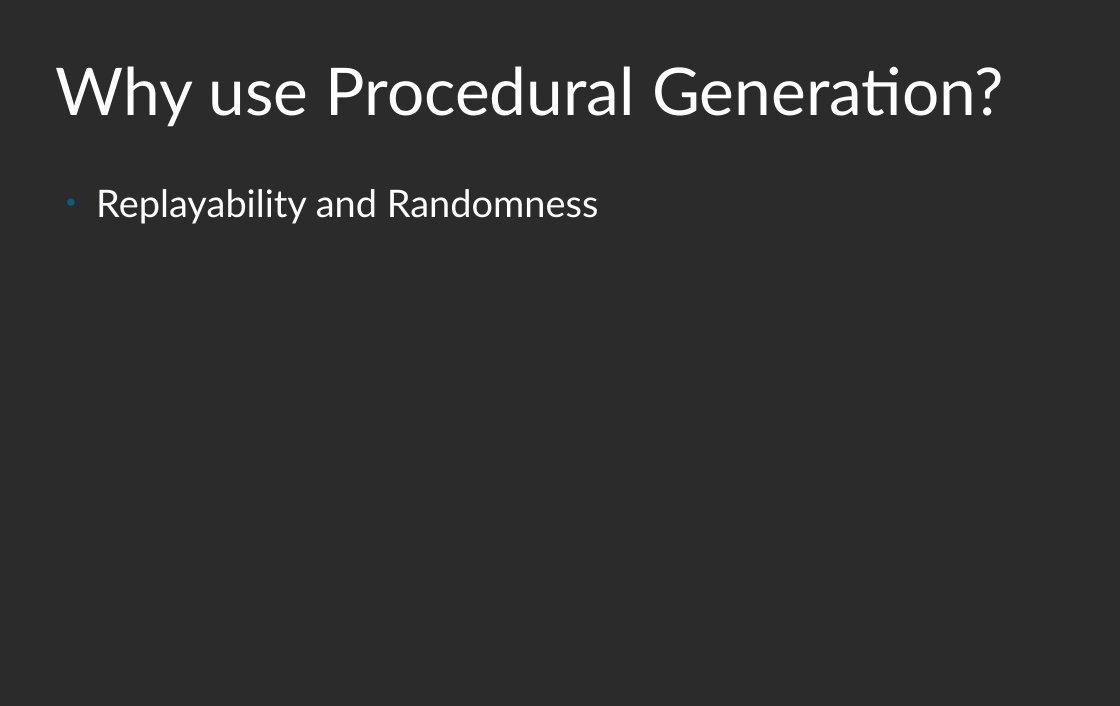
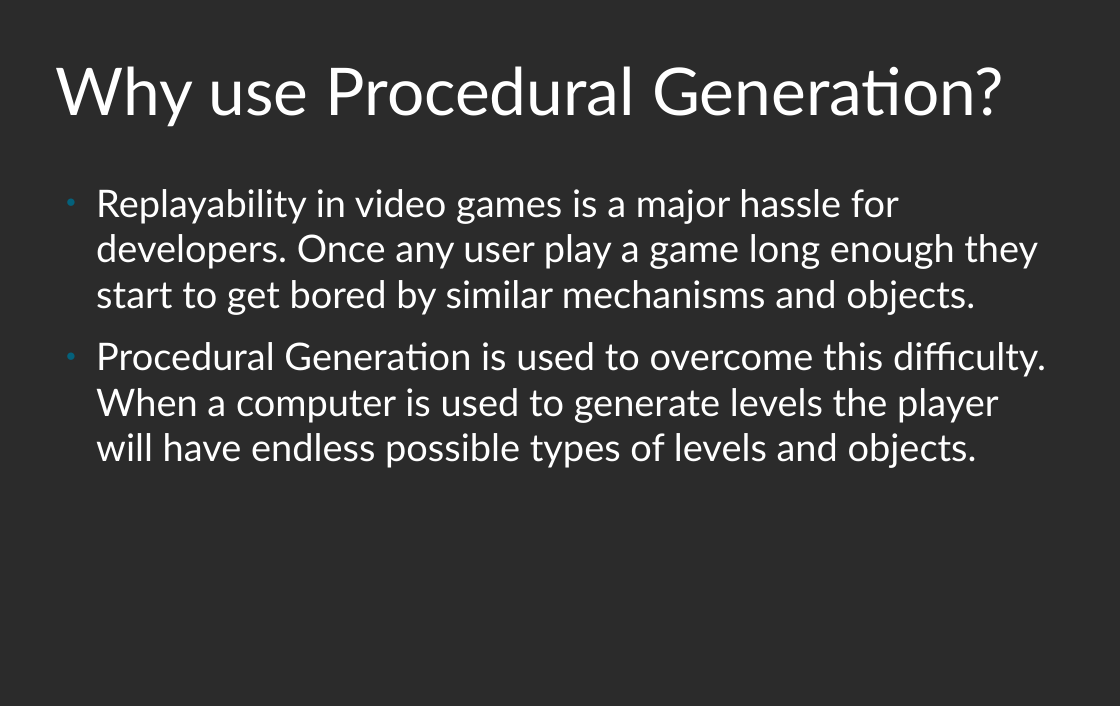
Before and after one commit to prajjwaldimri/artist-tracker, a slide deck: slide 3 of presentations/First.odp. Drawn at 1120x706 pixels with LibreOffice and Linux fonts; fonts in the diff are those of the drawing; background and template pictures are left out; a plain dark background stands for a picture behind light text. Boxes give left, top, right and bottom in pixels: in the first picture for what was removed or moved away, otherwise in the second. Text is boxed around its words. In the diff, an @@ line names an element or a change of style, - is before the commit and + after.

```diff
--- a/presentations/First.odp
+++ b/presentations/First.odp
@@ text at (96,189,1046,468): text changed @@
-● Replayability and Randomness
+● Replayability in video games is a major hassle for developers. Once any user play a game long enough they start to get bored by similar mechanisms and objects.
+● Procedural Generation is used to overcome this difficulty. When a computer is used to generate levels the player will have endless possible types of levels and objects.
```
Also in this commit, not shown: 2 other slides changed, 7 slides added, 11 other files.
